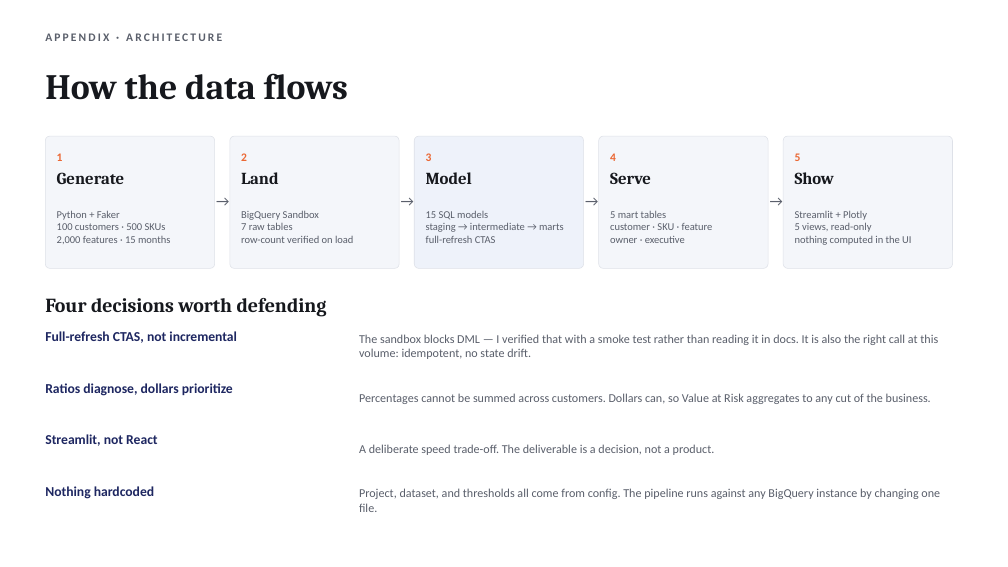
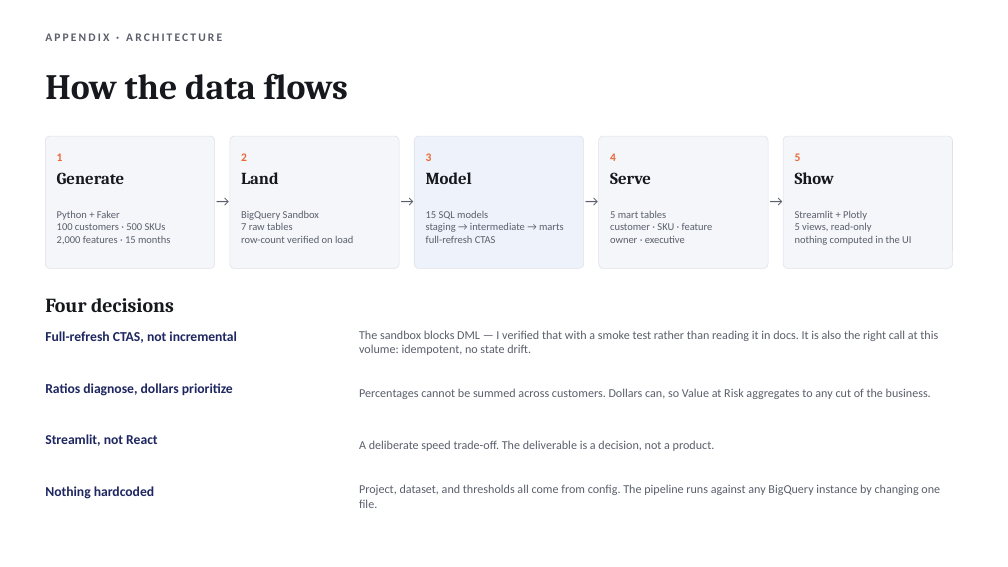
Before and after one commit to suraj-iyer9/AnalyticsFW-Aug2026, a slide deck: slide 11 of docs/executive_deck.pptx. Drawn at 1008x567 pixels with LibreOffice and Linux fonts; fonts in the diff are those of the drawing. Boxes give left, top, right and bottom in pixels: in the first picture for what was removed or moved away, otherwise in the second. Text is boxed around its words. In the diff, an @@ line names an element or a change of style, - is before the commit and + after.

Commit message:
Deck: Azure Messaging, relabel feature-depth tile, trim slide 11 header, simple slide mods for presentation

```diff
--- a/docs/executive_deck.pptx
+++ b/docs/executive_deck.pptx
@@ text at bbox=[45, 298, 174, 312]: text changed @@
-Four decisions worth defending
+Four decisions
@@ 4 texts: place and size @@
-4 texts at bbox=[359, 334, 940, 512]
+4 texts at bbox=[359, 330, 940, 508]
```
Also in this commit, not shown: 5 other slides changed, 1 other file.
